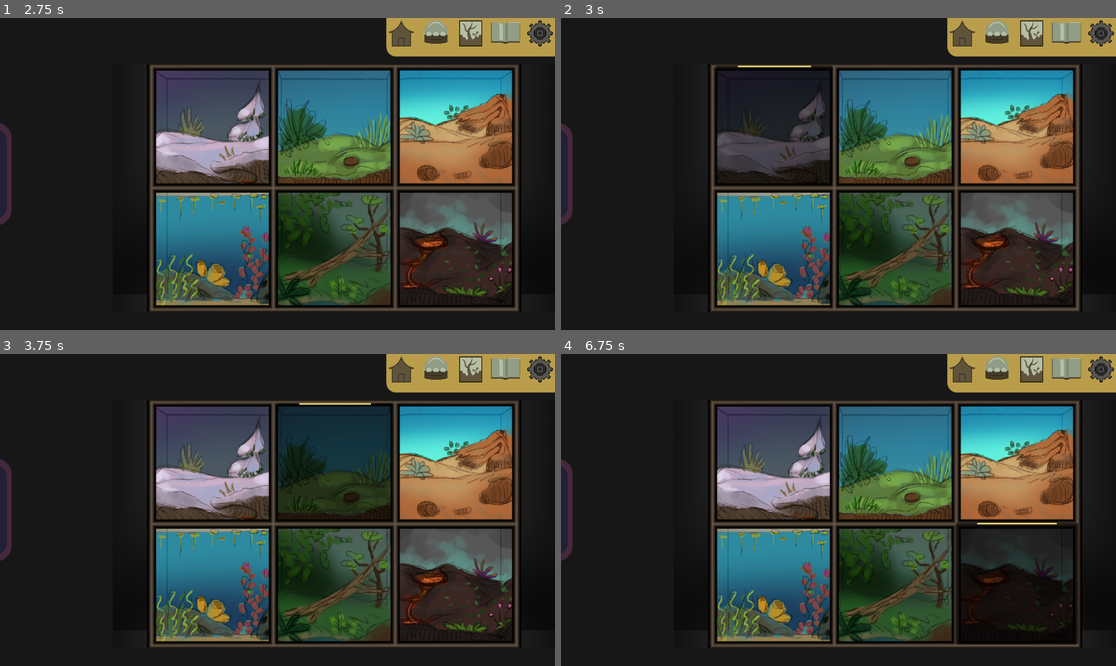
Above: before the commit, frames 1-4 (two rows, left to right).
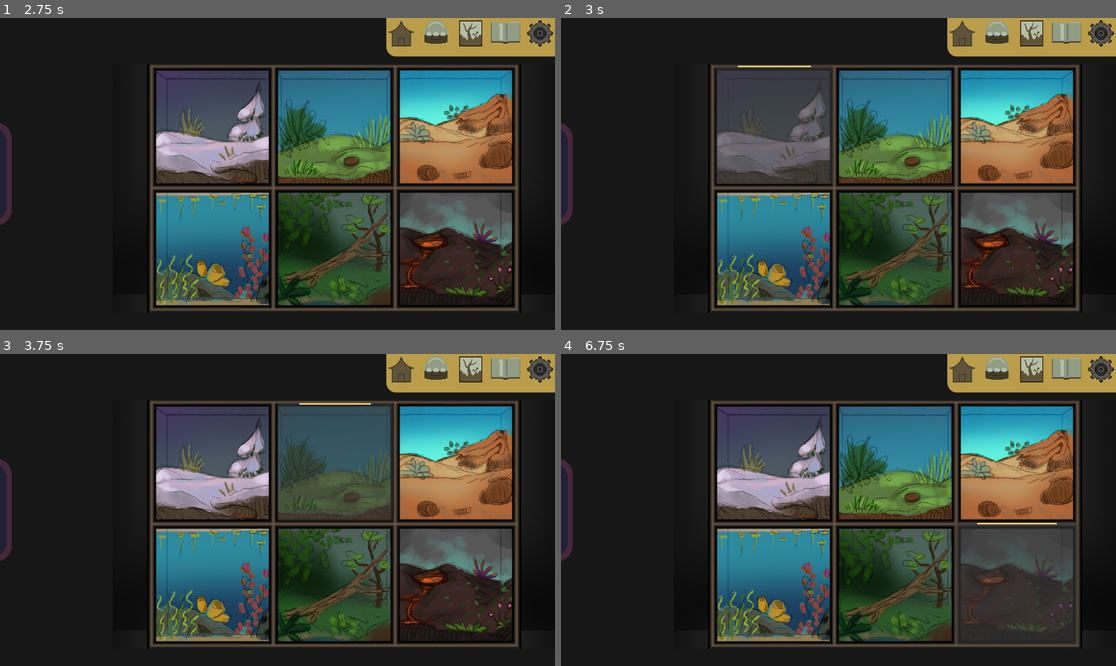
Above: after the commit, the same moments.

Repository: FrostyEmby/cafe-dot-secret-ingredient
Game: Godot game, scene res://scenes/main_menu.tscn
Same seed, same stepped clock (60 frames per second), same inputs: the game is played once before the commit and once after it.
Inputs (mouse positions are in pixels of both pictures, inside the frame that each line leads up to):
- Up to frame 1 (2.75 s): click "Play" at 0.5 s; click (471, 36) at 1.25 s; click (471, 36) at 2 s
- Up to frame 2 (3 s): click (771, 124) at 2.75 s
- Up to frame 3 (3.75 s): click (333, 463) at 3.5 s
- Up to frame 4 (6.75 s): click (1016, 463) at 4.25 s; click (771, 584) at 5 s; click (894, 584) at 5.75 s; click (1016, 584) at 6.5 s

Frame 1 is identical in both runs. In frame 2, 7.9% of the frame differs, in the area x 27-49%, y 15-54%; in frame 3, 7.7%; in frame 4, 8.6%, in the area x 71-94%, y 54-94%.

Commit message:
Turned off toggle for better experience

Diff:
--- a/scenes/terrarium.tscn
+++ b/scenes/terrarium.tscn
@@ -9,7 +9,6 @@
 [ext_resource type="PackedScene" uid="uid://b085dkuk7uq8r" path="res://scenes/mini_menu.tscn" id="4_nrwuv"]
 [ext_resource type="Texture2D" uid="uid://dhv7ticowig" path="res://art/icons/home.png" id="4_y2mes"]
 [ext_resource type="Texture2D" uid="uid://c5dtqxisv1of5" path="res://art/icons/home_hover.png" id="5_h6qyf"]
-[ext_resource type="ButtonGroup" uid="uid://cyaxblwx1g20h" path="res://resources/terrarium-buttons.tres" id="6_mxrpn"]
 [ext_resource type="Texture2D" uid="uid://bt11rdadjevpq" path="res://art/icons/incubator.png" id="6_nrwuv"]
 [ext_resource type="PackedScene" uid="uid://ctuxvuxm5oh0r" path="res://scenes/egg.tscn" id="6_vusgt"]
 [ext_resource type="Texture2D" uid="uid://dvf5vhulucklh" path="res://art/icons/incubator_hover.png" id="7_1wf2t"]
@@ -105,8 +104,6 @@
 offset_bottom = 345.0
 theme_override_styles/normal = SubResource("StyleBoxEmpty_xb13y")
 theme_override_styles/focus = SubResource("StyleBoxLine_xb13y")
-toggle_mode = true
-button_group = ExtResource("6_mxrpn")
 script = ExtResource("1_h6qyf")
 metadata/_custom_type_script = "uid://bbn1jxutftk3u"
 
@@ -150,8 +147,6 @@
 offset_bottom = 346.0
 theme_override_styles/normal = SubResource("StyleBoxEmpty_xb13y")
 theme_override_styles/focus = SubResource("StyleBoxLine_xb13y")
-toggle_mode = true
-button_group = ExtResource("6_mxrpn")
 script = ExtResource("1_h6qyf")
 metadata/_custom_type_script = "uid://bbn1jxutftk3u"
 
@@ -195,8 +190,6 @@
 offset_bottom = 352.0
 theme_override_styles/normal = SubResource("StyleBoxEmpty_xb13y")
 theme_override_styles/focus = SubResource("StyleBoxLine_xb13y")
-toggle_mode = true
-button_group = ExtResource("6_mxrpn")
 script = ExtResource("1_h6qyf")
 metadata/_custom_type_script = "uid://bbn1jxutftk3u"
 
@@ -240,8 +233,6 @@
 offset_bottom = 601.0
 theme_override_styles/normal = SubResource("StyleBoxEmpty_xb13y")
 theme_override_styles/focus = SubResource("StyleBoxLine_xb13y")
-toggle_mode = true
-button_group = ExtResource("6_mxrpn")
 script = ExtResource("1_h6qyf")
 metadata/_custom_type_script = "uid://bbn1jxutftk3u"
 
@@ -285,8 +276,6 @@
 offset_bottom = 601.0
 theme_override_styles/normal = SubResource("StyleBoxEmpty_xb13y")
 theme_override_styles/focus = SubResource("StyleBoxLine_xb13y")
-toggle_mode = true
-button_group = ExtResource("6_mxrpn")
 script = ExtResource("1_h6qyf")
 metadata/_custom_type_script = "uid://bbn1jxutftk3u"
 
@@ -330,8 +319,6 @@
 offset_bottom = 603.0
 theme_override_styles/normal = SubResource("StyleBoxEmpty_xb13y")
 theme_override_styles/focus = SubResource("StyleBoxLine_xb13y")
-toggle_mode = true
-button_group = ExtResource("6_mxrpn")
 script = ExtResource("1_h6qyf")
 metadata/_custom_type_script = "uid://bbn1jxutftk3u"
 
Not shown: 1 places in scenes/terrarium.tscn that only renumber resources
